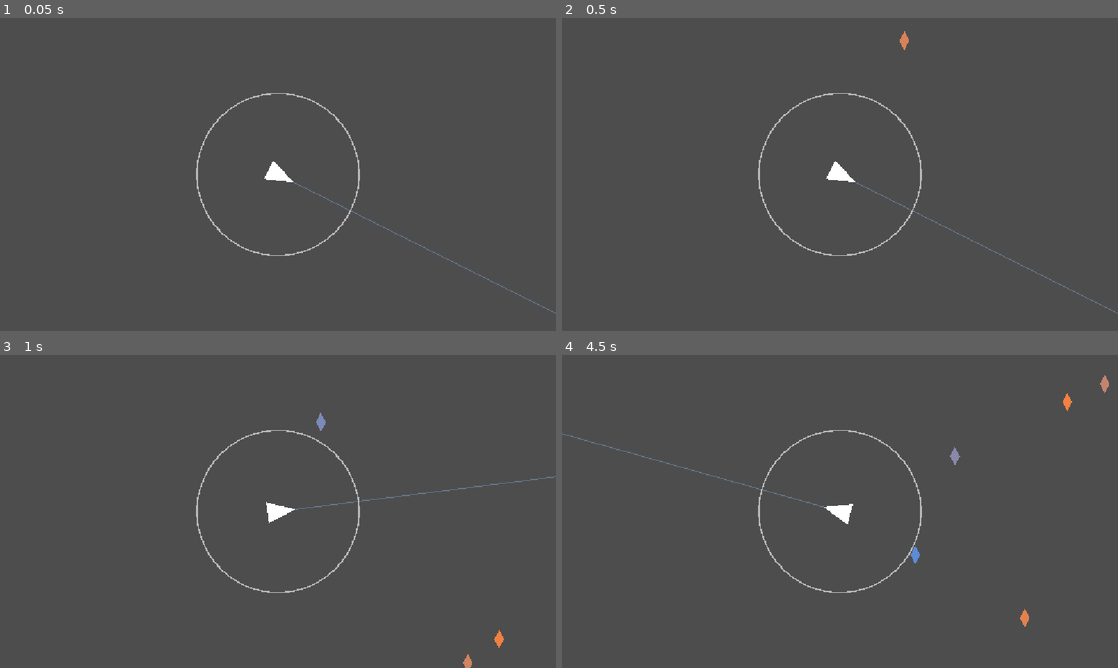
Above: before the commit, frames 1-4 (two rows, left to right).
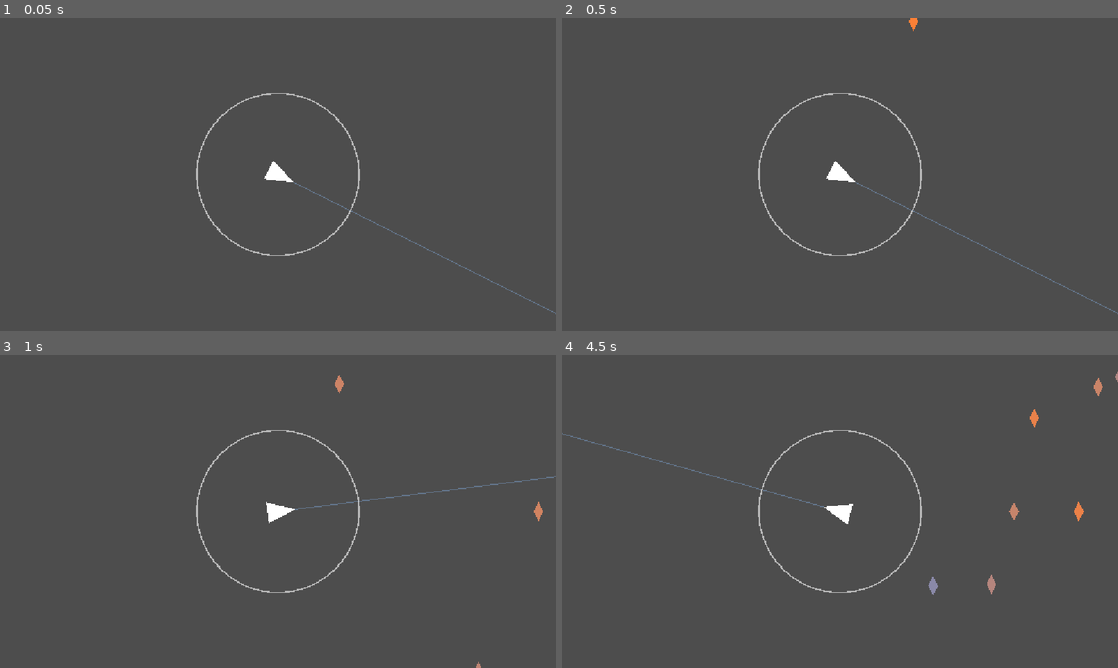
Above: after the commit, the same moments.

Repository: dreik123/MusicBullet
Game: Godot game, scene res://main.tscn
Same seed, same stepped clock (60 frames per second), same inputs: the game is played once before the commit and once after it.
Inputs (mouse positions are in pixels of both pictures, inside the frame that each line leads up to):
- Up to frame 1 (0.05 s): no input
- Up to frame 2 (0.5 s): no input
- Up to frame 3 (1 s): move the mouse to (400, 495) at 0.52 s; press the mouse at (400, 495) at 0.53 s
- Up to frame 4 (4.5 s): move the mouse to (728, 527) at 1.27 s; release the mouse at (728, 527) at 1.28 s; click (728, 527) at 1.35 s; move the mouse to (895, 442) at 2.02 s; press the mouse at (895, 442) at 2.03 s; move the mouse to (812, 574) at 2.77 s; release the mouse at (812, 574) at 2.78 s; click (812, 574) at 2.85 s; move the mouse to (1006, 558) at 3.52 s; press the mouse at (1006, 558) at 3.53 s; move the mouse to (673, 464) at 4.27 s; release the mouse at (673, 464) at 4.28 s; click (673, 464) at 4.35 s

Frame 1 is identical in both runs. In frame 2, 0.1% of the frame differs, in the area x 60-64%, y 0-11%; in frame 3, 0.3%; in frame 4, 0.6%, in the area x 62-100%, y 5-87%.

Commit message:
New Paths part 1: fixed basic movement

Diff:
--- a/main.gd
+++ b/main.gd
@@ -9,7 +9,7 @@
 var next_note_index = 0
 var recorded_notes = []
 var score = 0
-var note_travel_time = 2.0
+var note_travel_time = 3.5
 var level_ended = false
 var _min_pitch = 0
 var _max_pitch = 127
@@ -147,34 +147,6 @@
 		if p < lowest_pitch:
 			lowest_pitch = p
 	var spawn_angle = _get_spawn_angle_for_pitch(lowest_pitch)
-# Ensure minimum angular separation from existing active notes
-	var active_notes = get_tree().get_nodes_in_group("notes")
-	var attempts = 0
-	var max_attempts = 5
-	var angle_diff_threshold = 25.0
-
-	while attempts < max_attempts:
-		var is_too_close = false
-		for active_note in active_notes:
-			if not active_note.is_queued_for_deletion():
-				var active_angle = active_note.global_position.angle_to(player_position)
-				var angle_diff = abs(spawn_angle - active_angle)
-				if angle_diff < angle_diff_threshold:
-					is_too_close = true
-					break
-
-		if not is_too_close:
-			break
-
-		# Adjust spawn_angle by +30 degrees and wrap around if needed
-		spawn_angle += 30
-		if spawn_angle >= 360:
-			spawn_angle -= 360
-		attempts += 1
-
-	# If still too close after max attempts, use the last computed angle
-	if attempts == max_attempts:
-		print("Warning: Could not find a suitable spawn angle after", max_attempts, "attempts.")
 
 	var outward_direction = Vector2.from_angle(deg_to_rad(spawn_angle))
 	var far_outside_point = player_position + outward_direction * 5000.0
